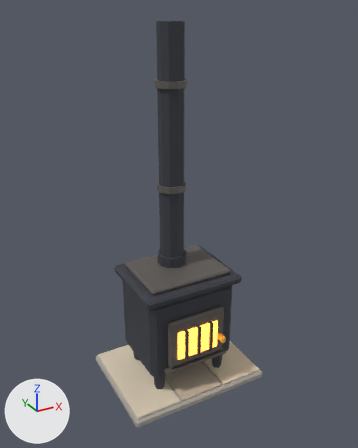
Two versions of the glTF model Models/home_themes/wood_stove.glb, one commit apart.
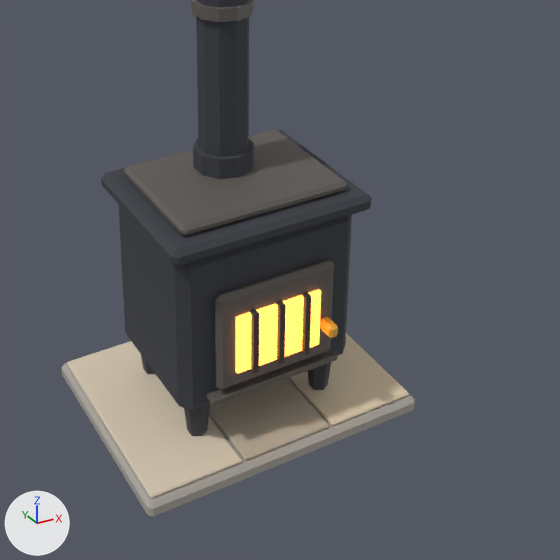
Each version is shown whole from a 50 mm camera at (-1.213, -2.231, 2.126) aimed at (-0.038, -0.093, 1.057), then close up on the part from 19% to 92% of the width and 41% to 100% of the height. Arrows for +X, +Y and +Z are at lower left; the lights stay in place. The last two pictures show the newer version.

The scene before the commit, as lines of its bpy script (objects in view):
```python
me_wood_stove = bpy.data.meshes.new('wood_stove')
me_wood_stove.from_pydata(...)  # 328 vertices, 588 faces; spans x -0.43..0.43, y -0.33..0.33, z 0.0..2.06
# faces by material slot: [44, 44, 44, 44, 240, 160, 12]
me_wood_stove.materials.append(mat_tint_hearth__stone_grey)
me_wood_stove.materials.append(mat_stone)
me_wood_stove.materials.append(mat_stone_dark)
me_wood_stove.materials.append(mat_paving_b)
me_wood_stove.materials.append(mat_tint_stove__charcoal)
me_wood_stove.materials.append(mat_iron_light)
me_wood_stove.materials.append(mat_glow_fire)
me_wood_stove_door = bpy.data.meshes.new('wood_stove_door')
me_wood_stove_door.from_pydata(...)  # 96 vertices, 168 faces; spans x 0.0..0.36, y -0.065..0.015, z 0.0..0.3
# faces by material slot: [44, 44, 36, 44]
me_wood_stove_door.materials.append(mat_iron_light)
me_wood_stove_door.materials.append(mat_glow_fire)
me_wood_stove_door.materials.append(mat_iron)
me_wood_stove_door.materials.append(mat_gold)
ob_part_door = bpy.data.objects.new('part_door', me_wood_stove_door)
ob_part_door.parent = ob_wood_stove
ob_part_door.location = (-0.18, -0.23, 0.25)
ob_wood_stove = bpy.data.objects.new('wood_stove', me_wood_stove)
ob_wood_stove.location = (0.0, 0.0, 0.0)
```
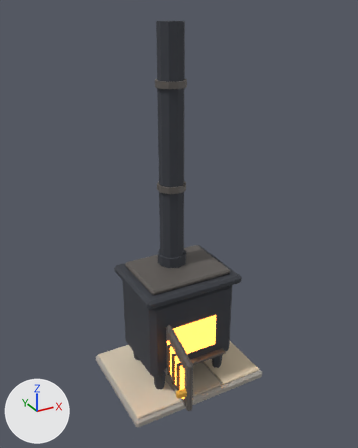
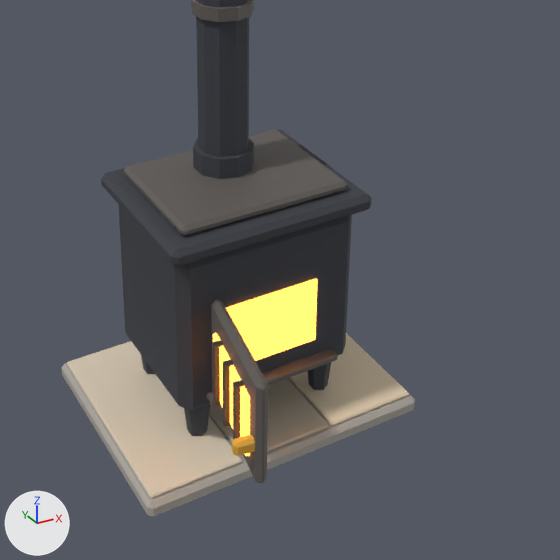
Boxes [x1, y1, x2, y2] around the edits, measured in the close-ups (560 x 560 px):
'part_door', turned
    before: [215, 260, 338, 390]
    after: [211, 299, 268, 483]

Edits to the bpy script that builds the scene:
```text
Change ob_part_door:
    ob_part_door.rotation_euler: (0.0, 0.0, 0.0) -> (0.0, 0.0, -1.745)  # degrees (0, 0, 0) -> degrees (0, 0, -100)
```
